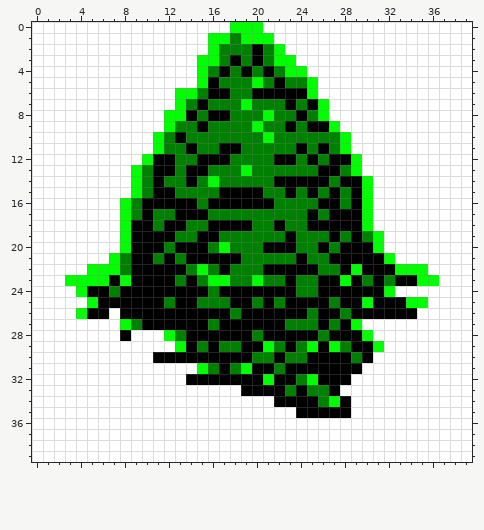
Pixel-art sprite -- png/units/blob/blob_NW_1.png. The picture above is the old version.
The file is 40x40 pixels.
Once edited:
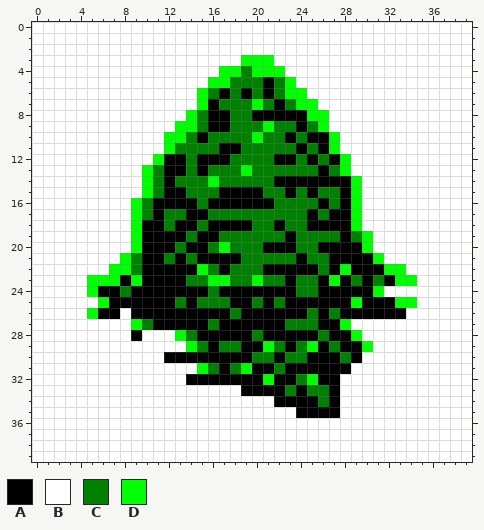
Palette (. is transparent): A #000000  B #ffffff  C #008000  D #00ff00
The exact change:
Changed rows in their new state; - is an unchanged pixel.
first column x 3:
 0 ---------------BBB----------------
 1 -------------BBBBBB---------------
 2 -------------BBBBBBB--------------
 3 ------------BBBBDDDBB-------------
 4 ------------BBDDCDDDBB------------
 5 ------------BDD--CACDBB-----------
 6 ----------BBDC--AC-CDDB-----------
 7 ----------BBDA--CD-ACDDB----------
 8 ---------BBD-----AAAA-D-----------
 9 ---------BDDCAA--CD-CACDB---------
10 --------BDD-A----DC-A-AADB--------
11 --------BD-C------------DB--------
12 -------BD-A--------------DB-------
13 ------BDC-AC------------CDB-------
14 ------BDCA-C------------A-DB------
15 ------BDC-A-------------CADB------
16 -----BDC----------------CADB------
17 -----BDCA-C---------------DB------
18 -----BD-AC-A--------------DB------
19 -----BD---A-------------CACDB-----
20 -----BD--AC-------------A--DB-----
21 ----BDC-ACAC----------------DB----
22 --BB-DC----A------------ADA--D-BB-
23 BB--DAD---AC------------DACACADDBB
24 -BD-AC----------------------DB----
25 --BD-----AC-------------A-DA--D-B-
26 -BD-AB------------------CA-----B--
27 -----BDC----------------ADB-------
28 -----BA--BDC--------------DB------
29 ----------BD------------CA-DB-----
30 --------B----------------CAB------
31 --------------------------B-------
32 -------------------------B--------
34 ------------------------AB--------
35 -------------------------B--------
Changed places in both pictures, as pixel boxes (x1, y1, x2, y2):
changed: (65, 22, 439, 418)
